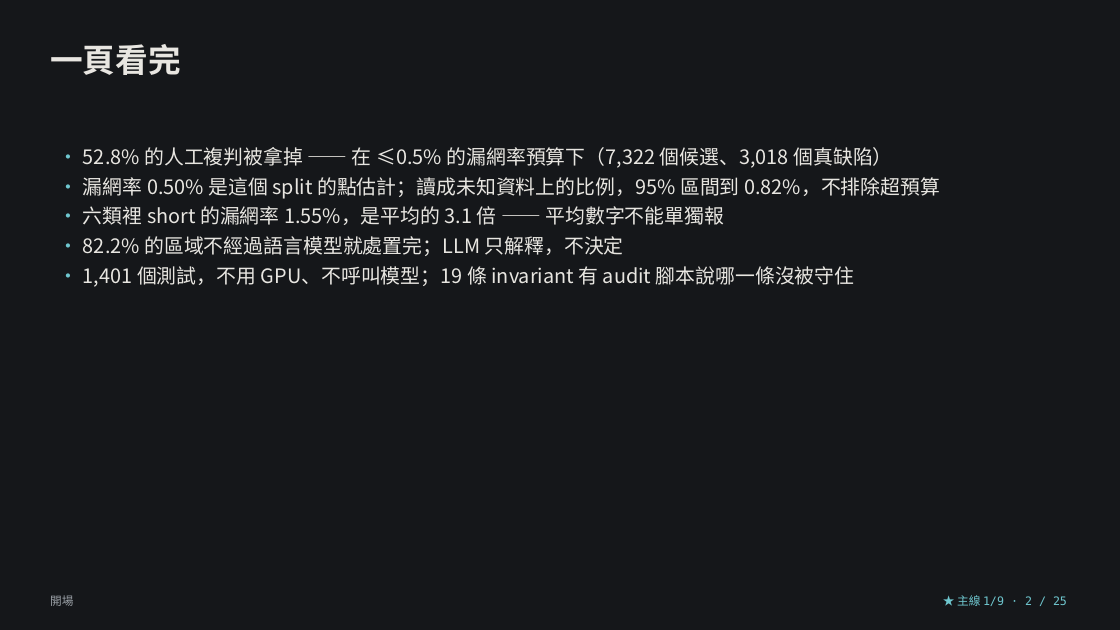
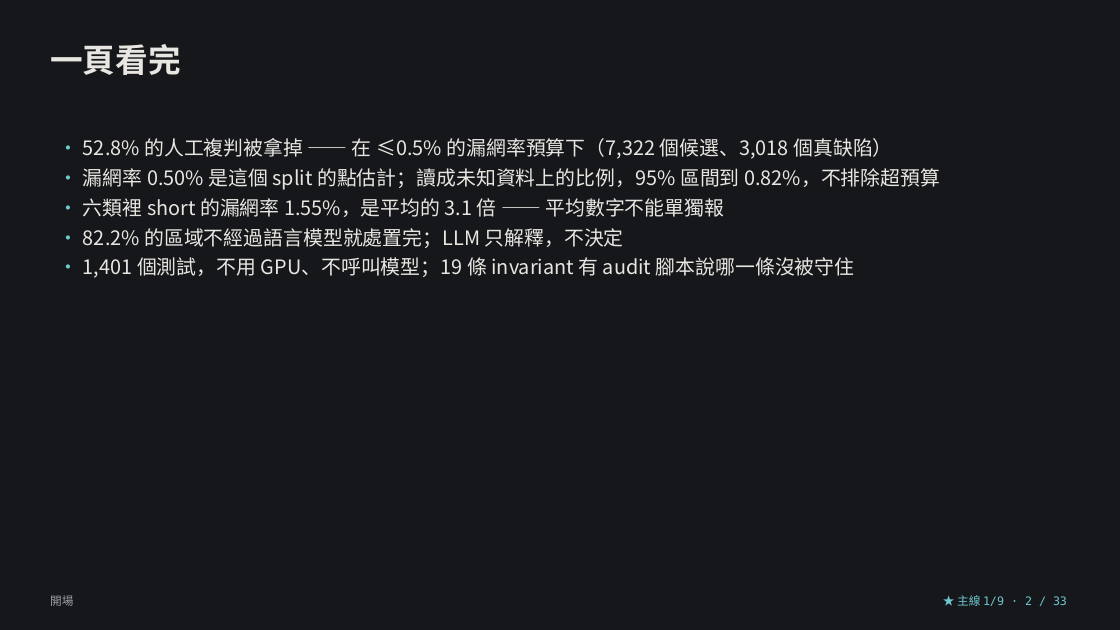
Before and after one commit to lin891020/aoi-agent, a slide deck: slide 2 of docs/deck/aoi-agent-journey.zh-TW.pptx. Drawn at 1120x630 pixels with LibreOffice and Linux fonts; fonts in the diff are those of the drawing. Boxes give left, top, right and bottom in pixels: in the first picture for what was removed or moved away, otherwise in the second. Text is boxed around its words. In the diff, an @@ line names an element or a change of style, - is before the commit and + after.

```diff
--- a/docs/deck/aoi-agent-journey.zh-TW.pptx
+++ b/docs/deck/aoi-agent-journey.zh-TW.pptx
@@ text "• 52.8% 的人工複判被拿掉 —— 在 ...": place and size @@
-text "• 52.8% 的人工複判被拿掉 —— 在 ..." at [83,147,940,287]
+text "• 52.8% 的人工複判被拿掉 —— 在 ..." at [83,138,940,278]
@@ text at [957,595,1067,606]: text changed @@
-★ 主線 1/9 · 2 / 25
+★ 主線 1/9 · 2 / 33
```
Also in this commit, not shown: 24 other slides changed, 8 slides added, 7 other files.
